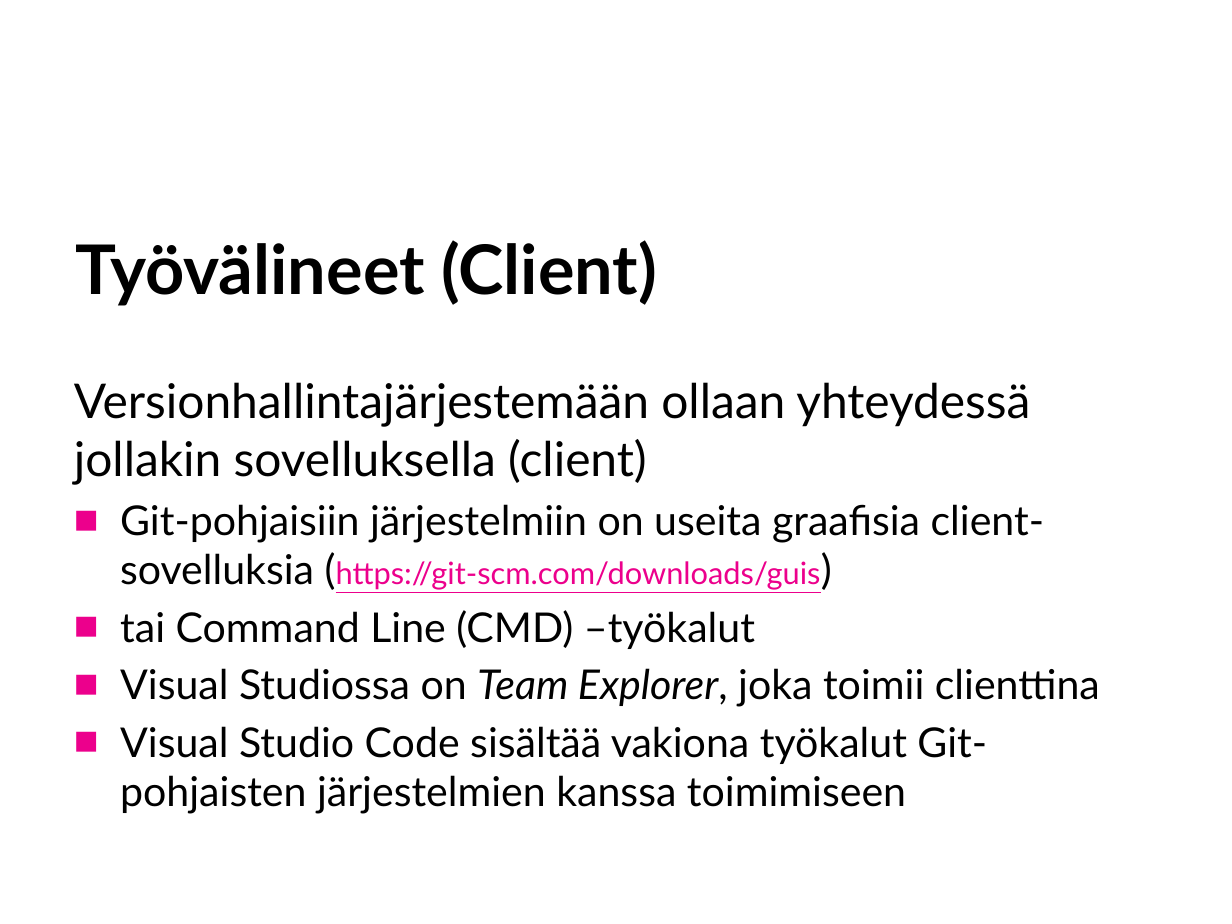
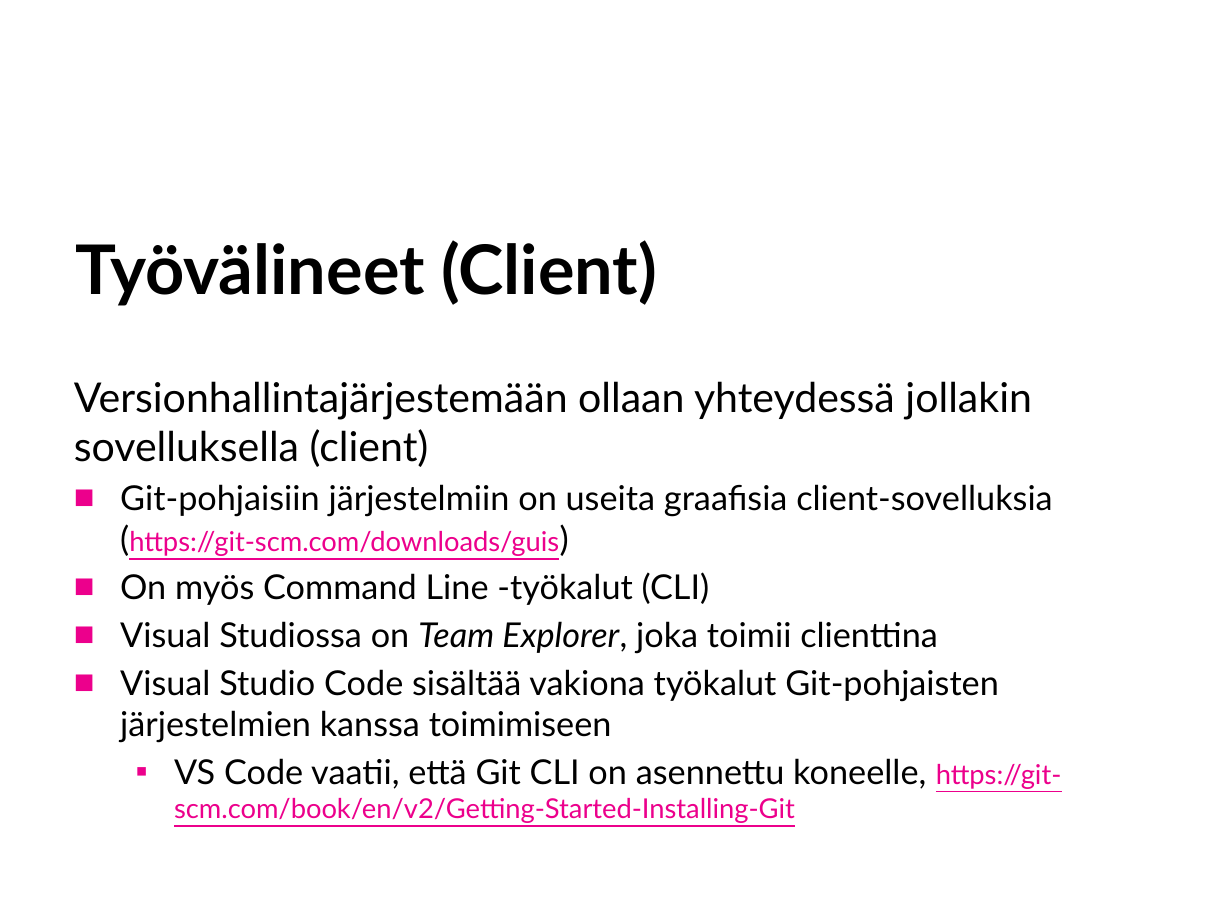
Before and after one commit to SavoniaUAS/versioncontrol, a slide deck: slide 20 of versionhallinta.pptx (slide 18 before the commit). Drawn at 1232x924 pixels with LibreOffice and Linux fonts; fonts in the diff are those of the drawing; background and template pictures are left out. Boxes give left, top, right and bottom in pixels: in the first picture for what was removed or moved away, otherwise in the second. Text is boxed around its words. In the diff, an @@ line names an element or a change of style, - is before the commit and + after.

```diff
--- a/versionhallinta.pptx
+++ b/versionhallinta.pptx
@@ text at <box>74,381,1052,743</box>: size 28 to 24 pt in "Versionhallintajärjestemään ollaan yhteydessä jollakin sovel ..."; size 24 to 20 pt in "Git-pohjaisiin järjestelmiin on useita graafisia client-sove ...", "Visual Studiossa on Team Explorer, joka toimii ...", "Visual Studio Code sisältää vakiona työkalut Git-pohjaisten ..."; size 18 to 16 pt in "(https://git-scm.com/downloads/guis)" @@
@@ text at <box>120,572,710,605</box>: text changed; size 24 to 20 pt @@
-■ tai Command Line (CMD) –työkalut
+■ On myös Command Line -työkalut (CLI)
@@ text at <box>174,758,1062,823</box>: paragraph added @@
+  ▪ VS Code vaatii, että Git CLI on asennettu koneelle, https://git-scm.com/book/en/v2/Getting-Started-Installing-Git
```
Also in this commit, not shown: 7 other slides changed, 2 slides added, 1 other file.
